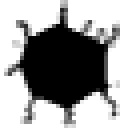
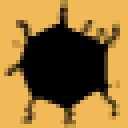
The second 128x128 image is a revision of the first. Changes to its layers:
added group "hole" with 2 layers above "Background" over [0, 0, 128, 128]
moved "Layer 1" into group "hole" over [4, 0, 120, 128]
added layer "Rectangle 20" (66%) in group "hole" over [0, 0, 128, 128]
